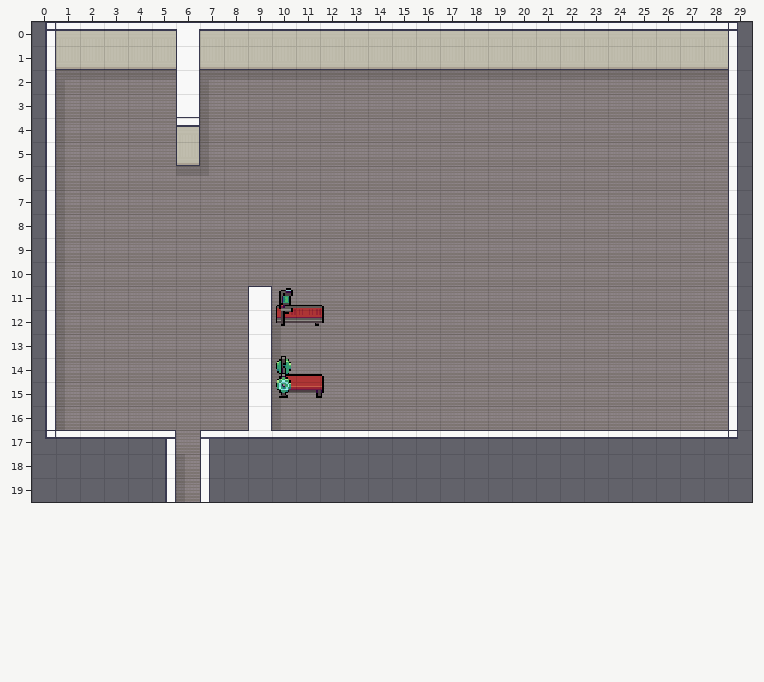
Tiled map -- BulkChef_main/assets/maps/apartmentmap.tmx. Above, as it was before the edit.
Cells are 16x16 px. Shown: x 0..29, y 0..19.
Once edited:
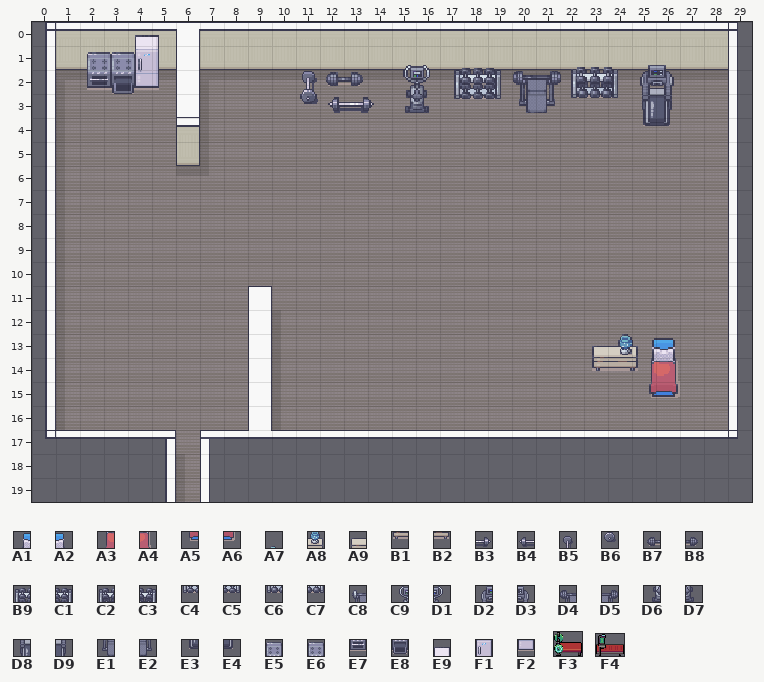
Key: from "bedroom": A1 39, A2 40, A3 55, A4 56, A5 71, A6 72, A7 1138, A8 1154, A9 1172, B1 1188, B2 1189; from "gym": B3 57 flipped left-right, B4 58 flipped left-right, B5 108, B6 124, B7 380, B8 381, B9 408, C1 409, C2 410, C3 411, C4 424, C5 425, C6 426, C7 427, C8 482, C9 486, D1 487, D2 490, D3 491, D4 498, D5 499, D6 502, D7 503, D8 506, D9 507, E1 514, E2 515, E3 522, E4 523; from "kitchen": E5 184, E6 185, E7 200, E8 201, E9 377, F1 393, F2 409; from "objects": F3 0 "bench", F4 1 "treadmill".
Objects are placed by their top-left corner, in cells (3,4 is the top-left corner of cell 3,4); size is 1x1 cell unless given.
Diff:
Layer "objects" (removed):
Object F4 "treadmill" at 10.1,11.1 size 2x1.6 is removed.
Object F3 "bench" at 10.2,13.9 size 2x1.8 is removed.
Layer "objects/gym" (added):
A new object: C2 at 22.4,1.7.
A new object: C3 at 23.4,1.7.
A new object: D4 at 20.1,1.8.
A new object: D5 at 21.1,1.8.
A new object: C8 at 20.1,1.8.
A new object: D4 at 20.1,1.8.
A new object: C9 at 15.1,1.8.
A new object: D1 at 16.1,1.8.
A new object: B5 at 11.1,1.8.
A new object: D2 at 25.1,1.8.
A new object: D3 at 26.1,1.8.
A new object: B7 at 12.1,1.8.
A new object: B8 at 13.1,1.8.
A new object: B9 at 17.6,1.8.
A new object: C1 at 18.6,1.8.
A new object: C6 at 22.4,2.7.
A new object: C7 at 23.4,2.7.
A new object: E1 at 20.1,2.8.
A new object: E2 at 21.1,2.8.
A new object: D6 at 15.1,2.8.
A new object: D7 at 16.1,2.8.
A new object: B6 at 11.1,2.8.
A new object: D9 at 26.1,2.8.
A new object: D8 at 25.1,2.8.
A new object: C4 at 17.6,2.8.
A new object: C5 at 18.6,2.8.
A new object: B3 at 13.3,2.8.
A new object: B4 at 12.3,2.8.
A new object: E3 at 25.1,3.8.
A new object: E4 at 26.1,3.8.
Layer "objects/bedroom" (added):
A new object: A7 at 24.3,12.1.
A new object: A1 at 25.3,13.1.
A new object: A2 at 26.3,13.1.
A new object: A8 at 24.3,13.1.
A new object: A9 at 23.3,13.1.
A new object: A4 at 26.3,14.1.
A new object: A3 at 25.3,14.1.
A new object: B1 at 23.3,14.1.
A new object: B2 at 24.3,14.1.
A new object: A5 at 25.3,15.1.
A new object: A6 at 26.3,15.1.
Layer "objects/kitchen" (added):
A new object: E9 at 4.3,0.1.
A new object: E5 at 2.3,1.1.
A new object: E6 at 3.3,1.1.
A new object: F1 at 4.3,1.1.
A new object: E7 at 2.3,2.1.
A new object: E8 at 3.3,2.1.
A new object: F2 at 4.3,2.1.
